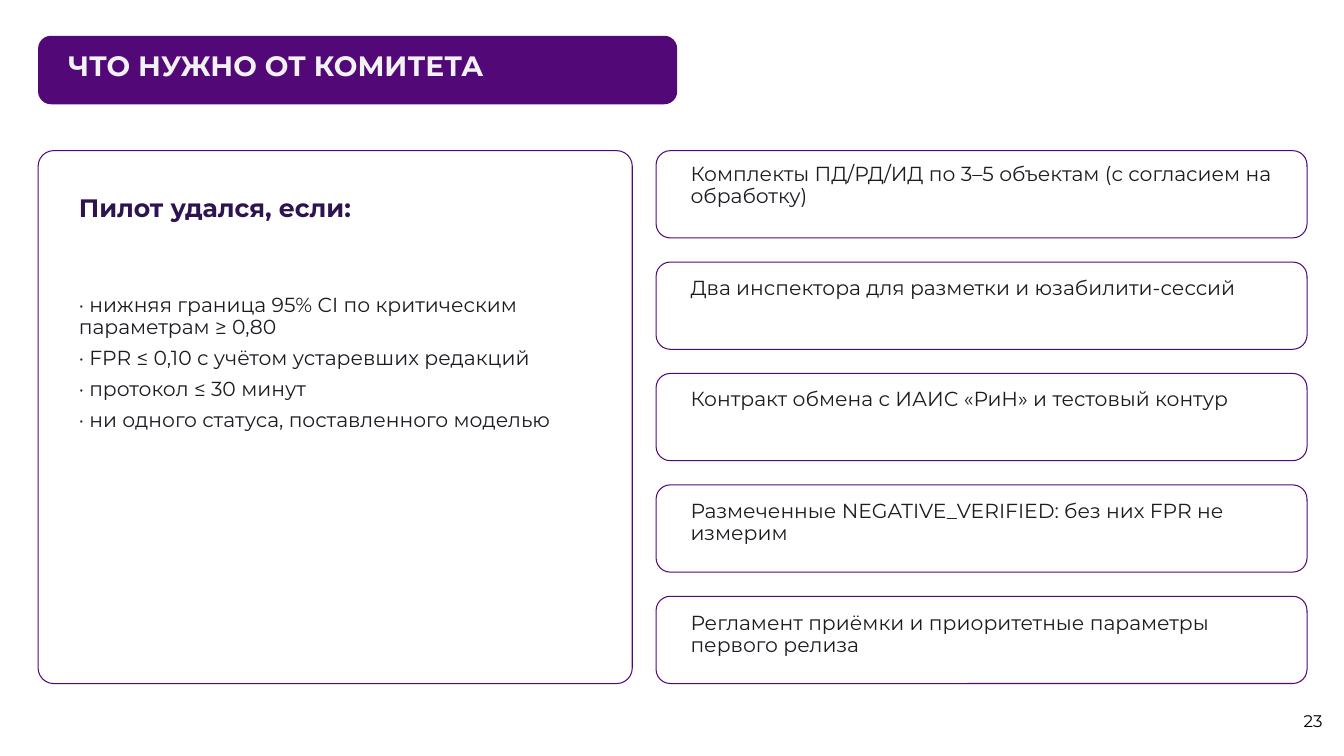
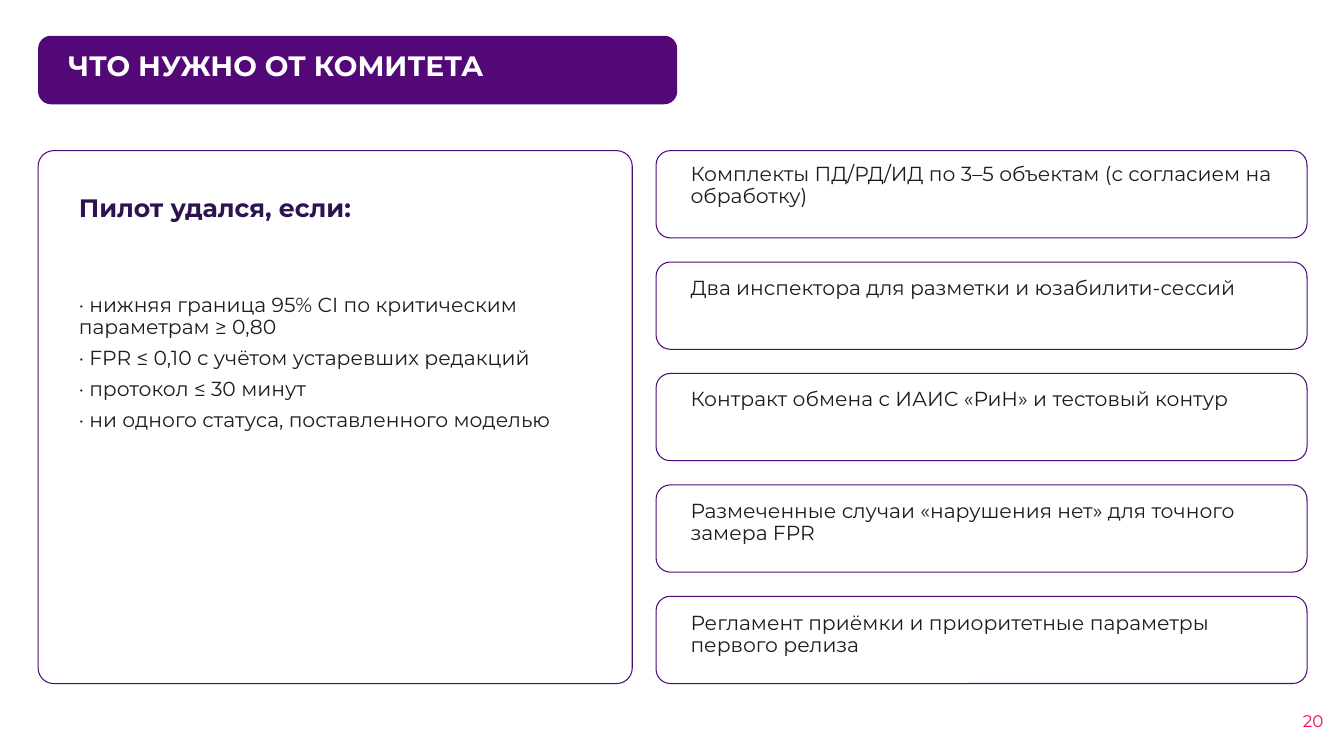
Before and after one commit to KonkovDV/Kontur, a slide deck: slide 20 of submission/03-presentation/Kontur.pptx (slide 23 before the commit). Drawn at 1344x756 pixels with LibreOffice and Linux fonts; fonts in the diff are those of the drawing; background and template pictures are left out. Boxes give left, top, right and bottom in pixels: in the first picture for what was removed or moved away, otherwise in the second. Text is boxed around its words. In the diff, an @@ line names an element or a change of style, - is before the commit and + after.

```diff
--- a/submission/03-presentation/Kontur.pptx
+++ b/submission/03-presentation/Kontur.pptx
@@ text at bbox=[691, 503, 1235, 544]: text changed @@
-Размеченные NEGATIVE_VERIFIED: без них FPR не измерим
+Размеченные случаи «нарушения нет» для точного замера FPR
@@ text at bbox=[1303, 715, 1324, 727]: text changed; text colour none to #FF0053 @@
-23
+20
```
Also in this commit, not shown: 23 other slides changed, 6 slides added, 5 other files.
